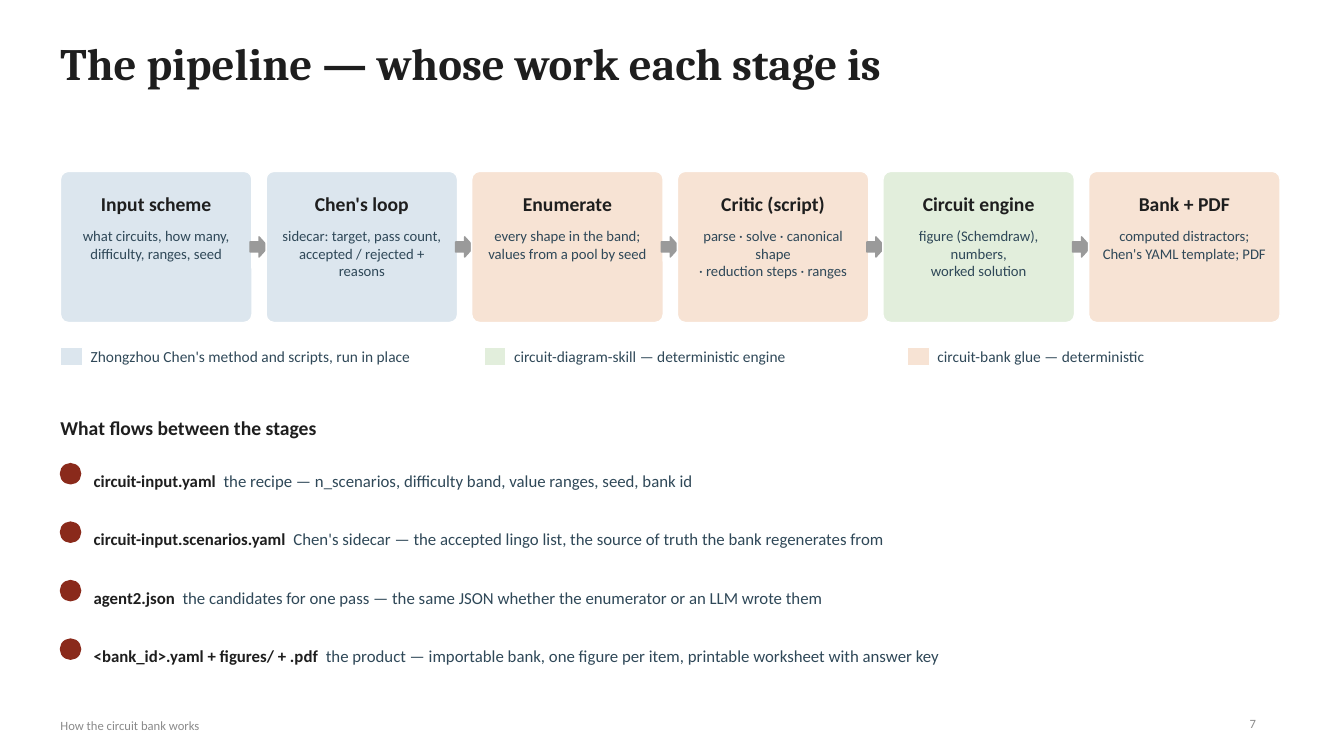
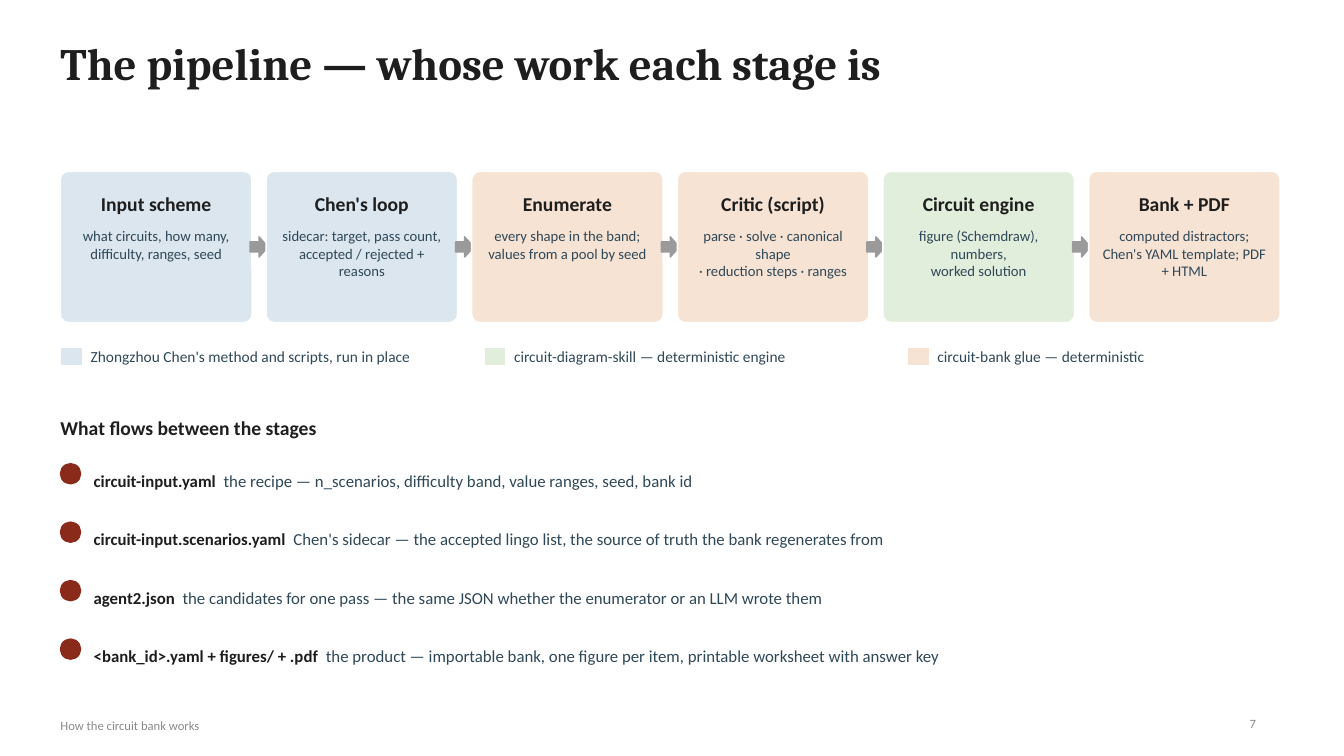
Before and after one commit to myrlaphil/circuit-banks, a slide deck: slide 7 of docs/How-the-circuit-bank-works.pptx. Drawn at 1344x756 pixels with LibreOffice and Linux fonts; fonts in the diff are those of the drawing. Boxes give left, top, right and bottom in pixels: in the first picture for what was removed or moved away, otherwise in the second. Text is boxed around its words. In the diff, an @@ line names an element or a change of style, - is before the commit and + after.

```diff
--- a/docs/How-the-circuit-bank-works.pptx
+++ b/docs/How-the-circuit-bank-works.pptx
@@ text at (1103,249,1266,276): text changed @@
-Chen's YAML template; PDF
+Chen's YAML template; PDF + HTML
```
Also in this commit, not shown: 3 other slides changed, 21 other files.
